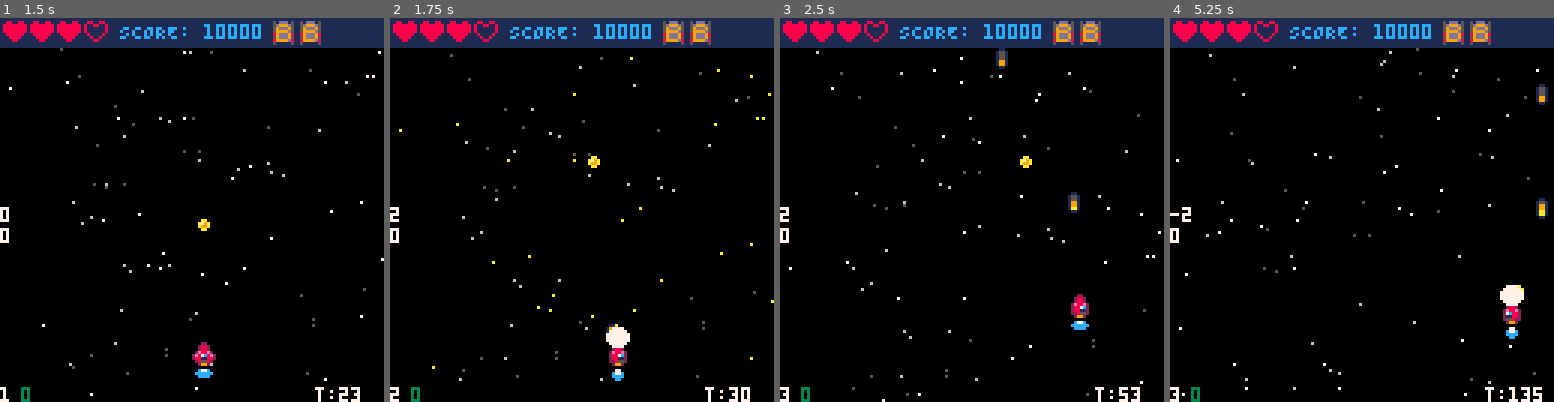
Above: before the commit, frames 1-4 (left to right).
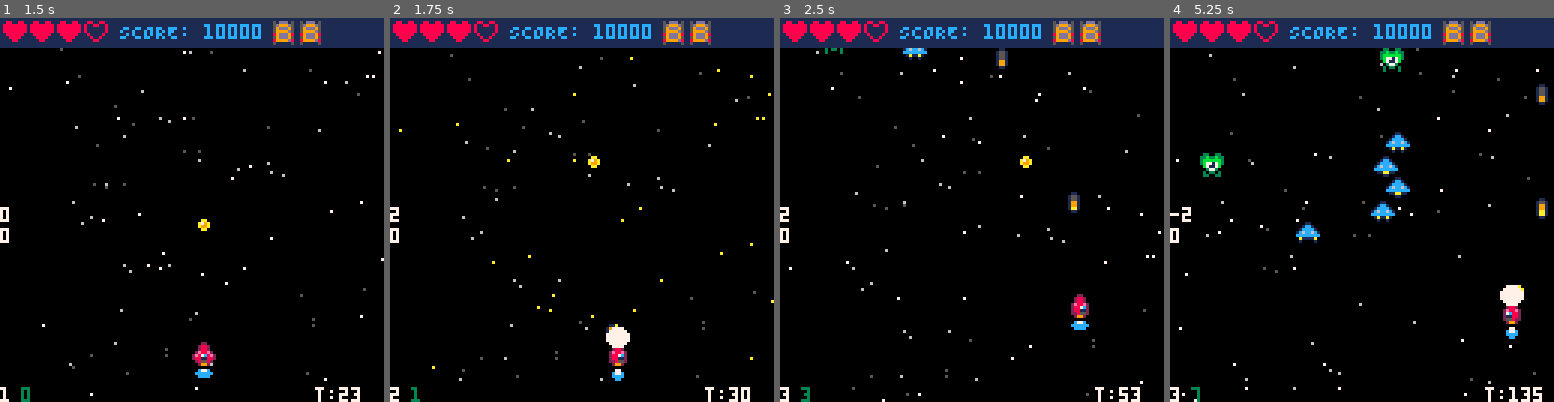
Above: after the commit, the same moments.

Repository: ProfSFrink/pico-8_shump_tutorial
Game: PICO-8 cartridge shump.p8
Same seed, same stepped clock (60 frames per second), same inputs: the game is played once before the commit and once after it.
Inputs:
- Up to frame 1 (1.5 s): tap X (X key) at 0.33, 1.07 s; tap O (Z key) at 0.7 s
- Up to frame 2 (1.75 s): hold Right from 1.6 s (still down); tap O (Z key) at 1.7 s
- Up to frame 3 (2.5 s): tap X (X key) at 1.85 s; release Right at 2.1 s; tap O (Z key) at 2.1 s; hold Up 2.15-2.42 s; hold Right from 2.47 s (still down)
- Up to frame 4 (5.25 s): tap O (Z key) every 0.4 s from 2.5 to 4.9 s; tap X (X key) at 2.97, 4.08, 5.2 s; release Right at 3.03 s; hold Left 3.08-3.58 s; hold Down 3.63-3.97 s; hold Right 4.02-4.68 s; hold Up 4.73-5.03 s; hold Left from 5.08 s (still down)

Frame 1 is identical in both runs. In frame 2, less than 0.1% of the frame differs, in the area x 5-8%, y 96-100%; in frame 3, 0.2%; in frame 4, 1.7%, in the area x 5-63%, y 7-100%.

Commit message:
- (refactor) expanded enemies type to have own animation func.

Diff:
--- a/components/enemy.lua
+++ b/components/enemy.lua
@@ -1,4 +1,10 @@
 -- Enemy component data & logic.
+
+-- Shared enemy type IDs used game-wide.
+enemyKind={
+    green="green",
+    blue="blue"
+}
 
 function initEnemies()
     -- Setup for an enemy.
@@ -8,8 +14,8 @@
     -- endFram: Ending frame of the enemy's animation.
     -- animDelay: Frames before the enemy's animation advances.
     -- spd: Enemy speed.
-    enemyType={
-        green={
+    enemyDefs={
+        [enemyKind.green]={
             x=0,
             y=-8,
             strtFram=48,
@@ -17,7 +23,7 @@
             animDelay=3,
             spd=0.5
         },
-        blue={
+        [enemyKind.blue]={
             x=0,
             y=-8,
             strtFram=32,
@@ -29,27 +35,23 @@
 end
 
 -- Factory function for creating enemies.
--- @param x: The x position.
--- @param y: The y position.
--- @param spd: The speed of the enemy.
--- @param strtFram: Starting frame of the enemy's animation.
--- @param endFram: Ending frame of the enemy's animation.
--- @param animDelay: Frames before the enemy's animation advances.
+-- @param enemyCfg: Enemy configuration object.
 -- @return: A new enemy object.
-function newEnemy(x, y, spd, strtFram,
-    endFram,animDelay)
+function newEnemy(enemyCfg)
     return {
-        x=x,
-        y=y,
-        spd=spd,
-        curFram=strtFram,
-        strtFram=strtFram,
-        endFram=endFram,
+        x=enemyCfg.x,
+        y=enemyCfg.y,
+        spd=enemyCfg.spd,
+        curFram=enemyCfg.strtFram,
+        strtFram=enemyCfg.strtFram,
+        endFram=enemyCfg.endFram,
         frameDelay=0,
-        animDelay=animDelay,
+        animDelay=enemyCfg.animDelay,
+        animFunc=enemyCfg.animFunc or function() end,
 
         update=function(self)
             self.y=self.y+self.spd
+            self.animFunc(self)
 
             -- Animate the enemy.
             self.frameDelay+=1
@@ -78,25 +80,49 @@
 -- Spawn a green enemy at a specific x coordinate.
 -- @param x: The x coordinate to spawn the enemy at.
 function newGreenEnemy(x)
-    return newEnemy(x, enemyType.green.y, enemyType.green.spd,
-        enemyType.green.strtFram, enemyType.green.endFram,
-        enemyType.green.animDelay)
+    local moveFunction = function(self)
+        self.x = self.x + cos(self.y/16)*0.5
+    end
+
+    local def=enemyDefs[enemyKind.green]
+    return newEnemy({
+        x=x,
+        y=def.y,
+        spd=def.spd,
+        strtFram=def.strtFram,
+        endFram=def.endFram,
+        animDelay=def.animDelay,
+        animFunc=moveFunction
+    })
 end
 
 -- Spawn a blue enemy at a specific x coordinate.
 -- @param x: The x coordinate to spawn the enemy at.
 function newBlueEnemy(x)
-    return newEnemy(x, enemyType.blue.y, enemyType.blue.spd,
-        enemyType.blue.strtFram, enemyType.blue.endFram,
-        enemyType.blue.animDelay)
+    local moveFunction = function(self)
+        self.x = self.x + cos(self.y/16)*0.75
+    end
+
+    local def=enemyDefs[enemyKind.blue]
+    return newEnemy({
+        x=x,
+        y=def.y,
+        spd=def.spd,
+        strtFram=def.strtFram,
+        endFram=def.endFram,
+        animDelay=def.animDelay,
+        animFunc=moveFunction
+    })
 end
 
 -- Spawns one enemy using shared enemy config.
 -- @param x: X position.
-function spawnEnemy(enemyType,x)
-    if enemyType == enemyType.green then
+function spawnEnemy(kind,x)
+    if kind == enemyKind.green then
         add(enemies, newGreenEnemy(x))
-    elseif enemyType == enemyType.blue then
+    end
+
+    if kind == enemyKind.blue then
         add(enemies, newBlueEnemy(x))
     end
 end
--- a/states/game.lua
+++ b/states/game.lua
@@ -9,10 +9,14 @@
 
 	-- Spawn timelines in frames (30fps).
 	spawnEvent={
-		{frame=30, type="green",spawnX=12},
-		{frame=90, type="blue", spawnX=40},
-		{frame=150, type="green", spawnX=72},
-		{frame=210, type="blue", spawnX=100},
+		{frame=30, kind=enemyKind.green,spawnX=12},
+		{frame=35, kind=enemyKind.blue, spawnX=40},
+		{frame=45, kind=enemyKind.blue, spawnX=70},
+		{frame=55, kind=enemyKind.blue, spawnX=70},
+		{frame=65, kind=enemyKind.blue, spawnX=70},
+		{frame=75, kind=enemyKind.blue, spawnX=70},
+		{frame=100, kind=enemyKind.green, spawnX=72},
+
 	}
 
 	-- Points towards next spawn event.
@@ -131,7 +135,7 @@
 
 	if nextSpawnEvent and gameTimer>=nextSpawnEvent.frame then
 		if #enemies<maxEnemies then
-			spawnEnemy(enemyType[nextSpawnEvent.type], nextSpawnEvent.spawnX)
+			spawnEnemy(nextSpawnEvent.kind, nextSpawnEvent.spawnX)
 		end
 		spawnEventIndex+=1
 	end
